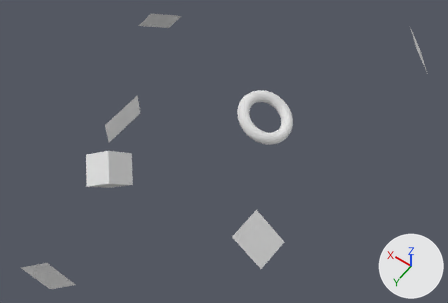
The OBJ model Assets/DemoScene/Emission.obj as it was, and as the next commit left it.
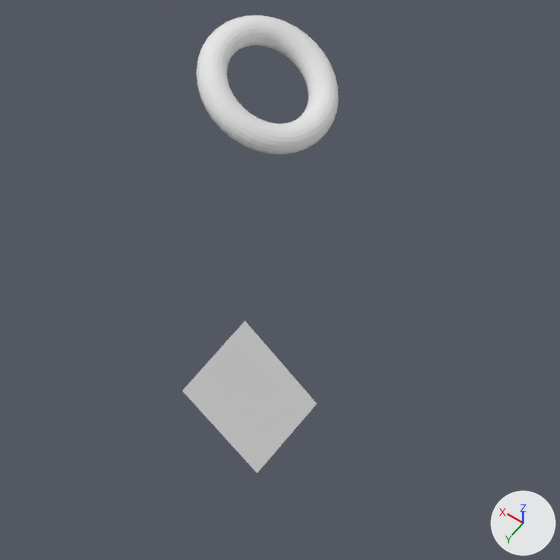
Each version appears first whole from a 50 mm camera at (-26.2, 29.1, 48.1) aimed at (-6.6, 1.7, 5.0), and next in a close-up on the part from 36% to 85% of the width and 28% to 100% of the height. Arrows for +X, +Y and +Z are at lower right; the lights stay in place. Where no turn or scale is listed for an object, it has been applied to the vertices.

The first close-up shows 'Emission_Suzanne.001'.
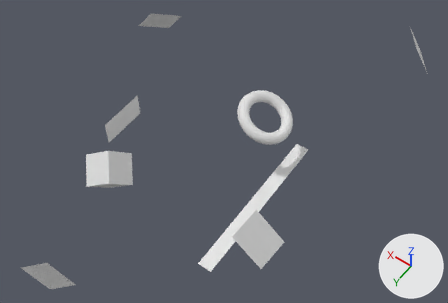
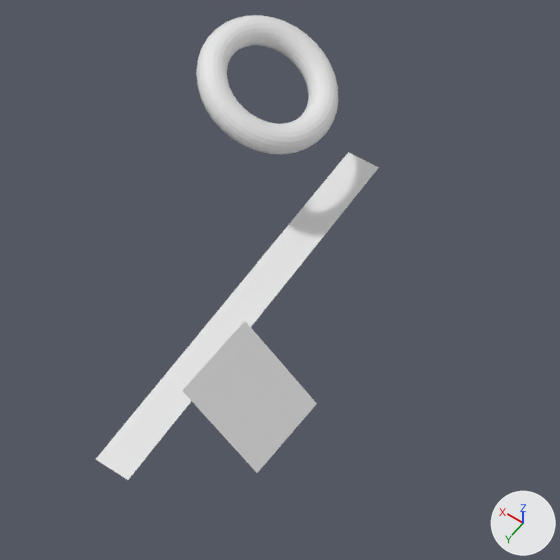
Boxes (x1, y1, x2, y2) around the edits, measured in the close-ups (560 x 560 px):
'Emission_Suzanne.001', reshaped
    before: (183, 15, 338, 473)
    after: (96, 15, 379, 480)
part 1 of me_emission_suzanne_001, added
    after: (96, 152, 379, 480)

The change in detail:
Material 'Mat2' (mat_mat2) is new.
Its base color is (0.8, 0.8, 0.8) (white #e7e7e7).
Its roughness is 0.526.
me_emission_suzanne_001 has 728 vertices, 711 faces and spans x -18.2..10.0, y -14.9..19.6, z -1.4..12.9.
me_emission_suzanne_001 is used by ob_emission_suzanne_001; location (0.0, 0.0, 0.0).
Verts and faces of me_emission_suzanne_001; kept vertices keep their numbers, new ones are numbered from 728.
me_emission_suzanne_001 no longer uses material mat_none (white #e7e7e7).
Part 1, on me_emission_suzanne_001:
New vertex 728 is at (-9.4, -7.0, -0.7), pixel (348, 152).
New vertex 729 is at (-10.8, -7.0, -0.6), pixel (378, 167).
New vertex 730 is at (-9.4, 9.5, -0.7), pixel (95, 459).
New vertex 731 is at (-10.8, 9.5, -0.6), pixel (128, 480).
New faces: (728, 730, 731, 729).
me_emission_suzanne_001 now uses material mat_mat2 (white #e7e7e7).
